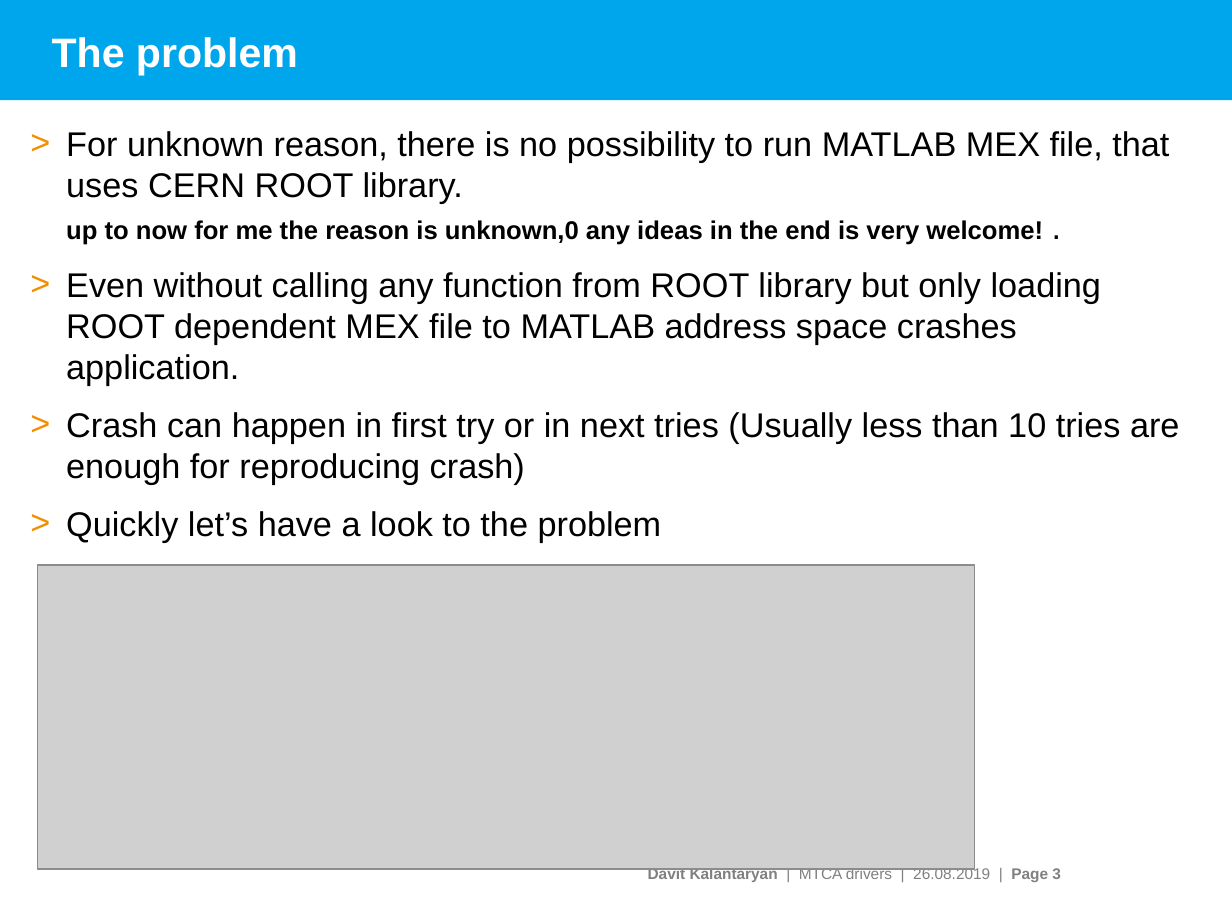
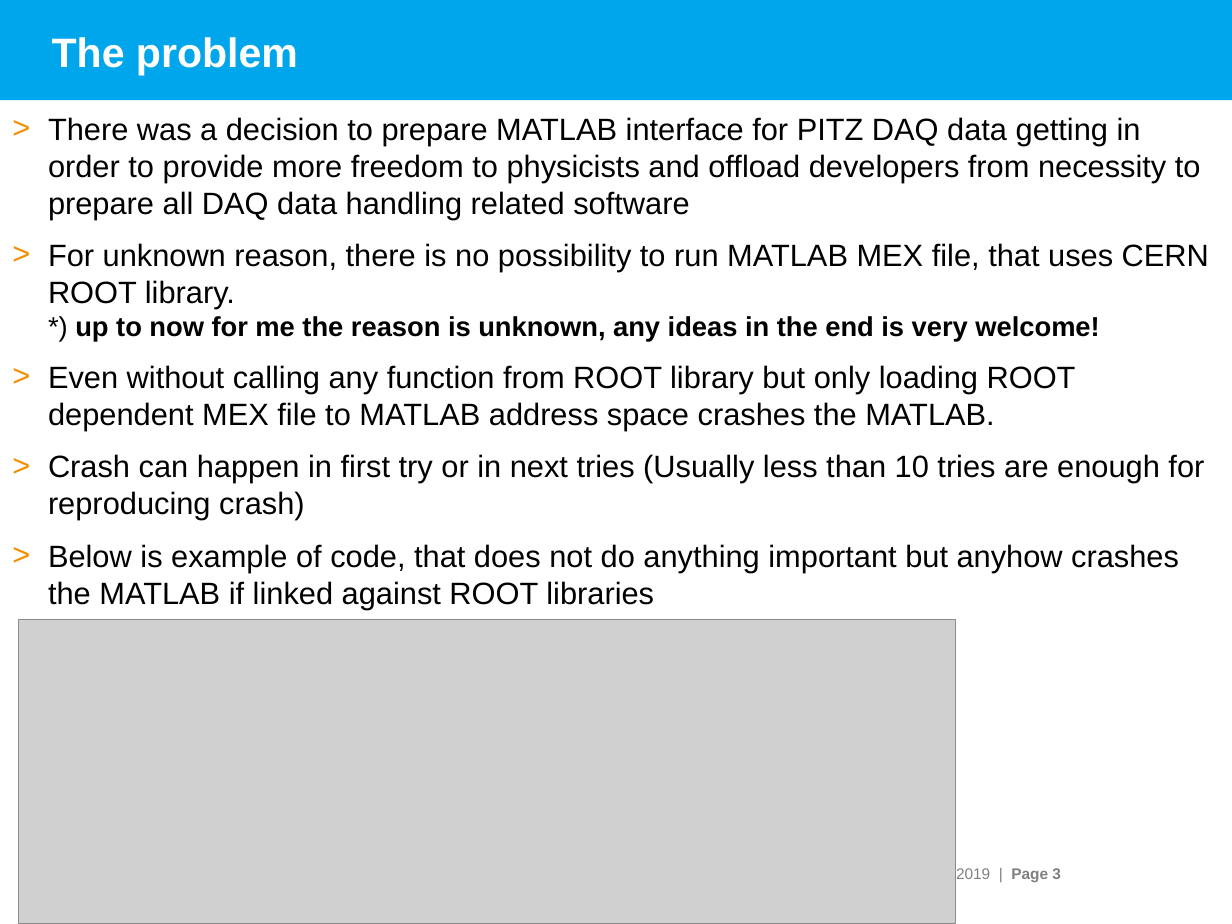
Before and after one commit to davitkalantaryan/matlabemulator, a slide deck: slide 3 of docs/doc/pitz_daq_data_geter.pptx. Drawn at 1232x924 pixels with LibreOffice and Linux fonts; fonts in the diff are those of the drawing; grey boxes stand for pictures; background and template pictures are left out. Boxes give left, top, right and bottom in pixels: in the first picture for what was removed or moved away, otherwise in the second. Text is boxed around its words. In the diff, an @@ line names an element or a change of style, - is before the commit and + after.

```diff
--- a/docs/doc/pitz_daq_data_geter.pptx
+++ b/docs/doc/pitz_daq_data_geter.pptx
@@ text "There was a decision to ..." moved from (x1=66, y1=131, x2=1179, y2=543) to (x1=48, y1=117, x2=1209, y2=609) @@
@@ text at (x1=48, y1=117, x2=1209, y2=431): text changed; size 20 to 18 pt @@
-> For unknown reason, there is no possibility to run MATLAB MEX file, that uses CERN ROOT library.
-  up to now for me the reason is unknown,0 any ideas in the end is very welcome! .
-> Even without calling any function from ROOT library but only loading ROOT dependent MEX file to MATLAB address space crashes application.
+> There was a decision to prepare MATLAB interface for PITZ DAQ data getting in order to provide more freedom to physicists and offload developers from necessity to prepare all DAQ data handling related software
+> For unknown reason, there is no possibility to run MATLAB MEX file, that uses CERN ROOT library.
+  *) up to now for me the reason is unknown, any ideas in the end is very welcome!
+> Even without calling any function from ROOT library but only loading ROOT dependent MEX file to MATLAB address space crashes the MATLAB.
@@ text at (x1=48, y1=454, x2=1204, y2=520): size 20 to 18 pt in "Crash can happen in first try or ..."; less space between paragraphs @@
@@ text at (x1=48, y1=544, x2=1179, y2=609): text changed; size 20 to 18 pt @@
-> Quickly let’s have a look to the problem
+> Below is example of code, that does not do anything important but anyhow crashes the MATLAB if linked against ROOT libraries
@@ picture moved from (x1=38, y1=565, x2=975, y2=870) to (x1=18, y1=620, x2=955, y2=924) @@
@@ text at (x1=913, y1=866, x2=1061, y2=882): text changed @@
-Davit Kalantaryan | MTCA drivers | 26.08.2019 | Page 3
+Davit Kalantaryan | DAQ discussions | 04.09.2019 | Page 3
```
Also in this commit, not shown: 15 other slides changed, 7 slides added, 2 slides removed, 13 other files.
